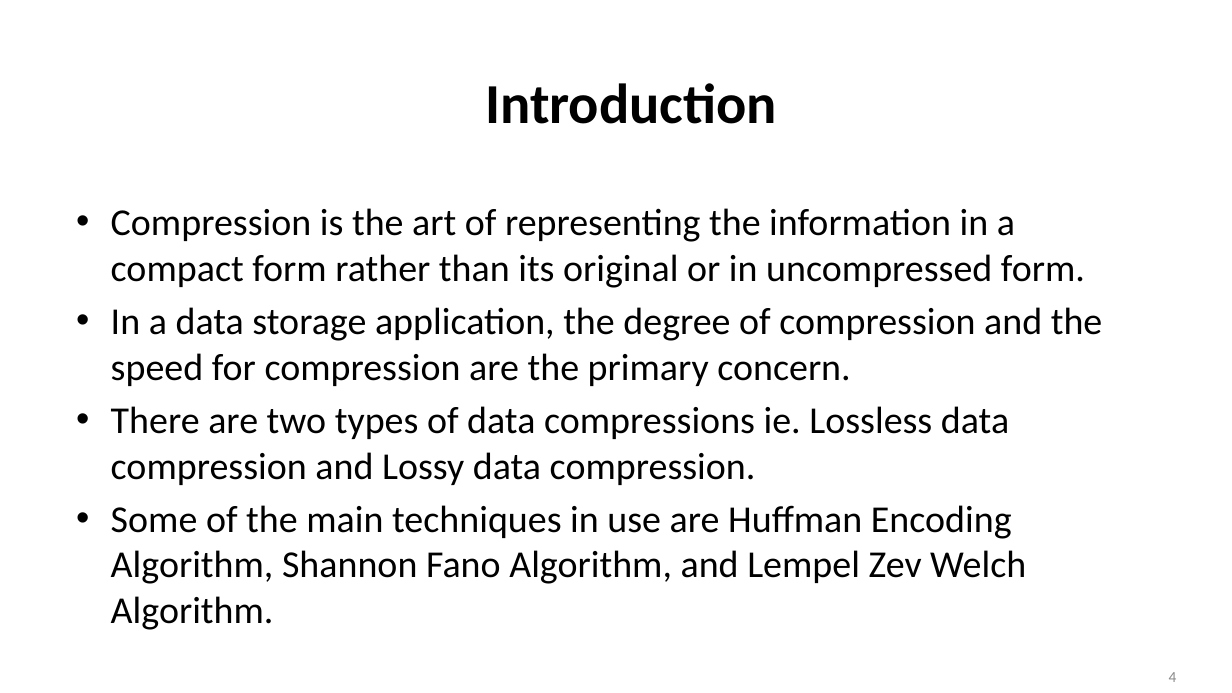
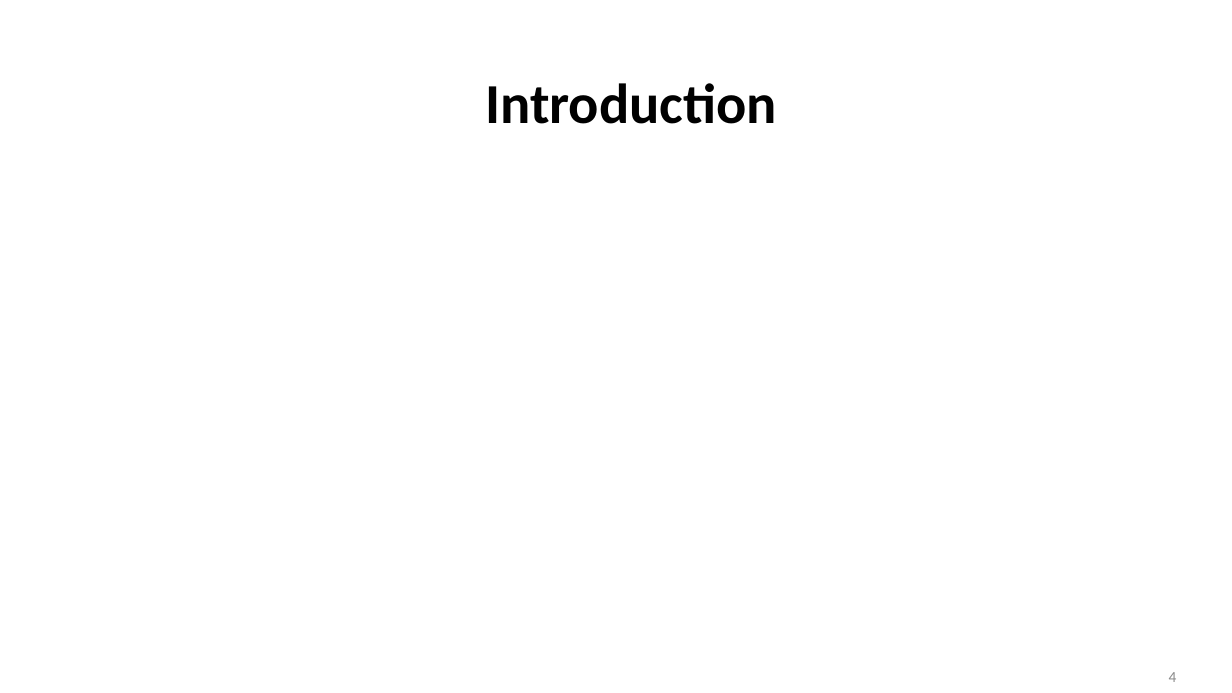
Before and after one commit to ashiagarwal73/Comparision-and-implementation-of-Compression-Algorithms, a slide deck: slide 4 of PodHandler.pptx. Drawn at 1232x693 pixels with LibreOffice and Linux fonts; fonts in the diff are those of the drawing; background and template pictures are left out. Boxes give left, top, right and bottom in pixels: in the first picture for what was removed or moved away, otherwise in the second. Text is boxed around its words. In the diff, an @@ line names an element or a change of style, - is before the commit and + after.

```diff
--- a/PodHandler.pptx
+++ b/PodHandler.pptx
@@ text removed at (111, 208, 1103, 584) @@
-• Compression is the art of representing the information in a compact form rather than its original or in uncompressed form.
-• In a data storage application, the degree of compression and the speed for compression are the primary concern.
-• There are two types of data compressions ie. Lossless data compression and Lossy data compression.
-• Some of the main techniques in use are Huffman Encoding Algorithm, Shannon Fano Algorithm, and Lempel Zev Welch Algorithm.
```
Also in this commit, not shown: 8 other slides changed.
